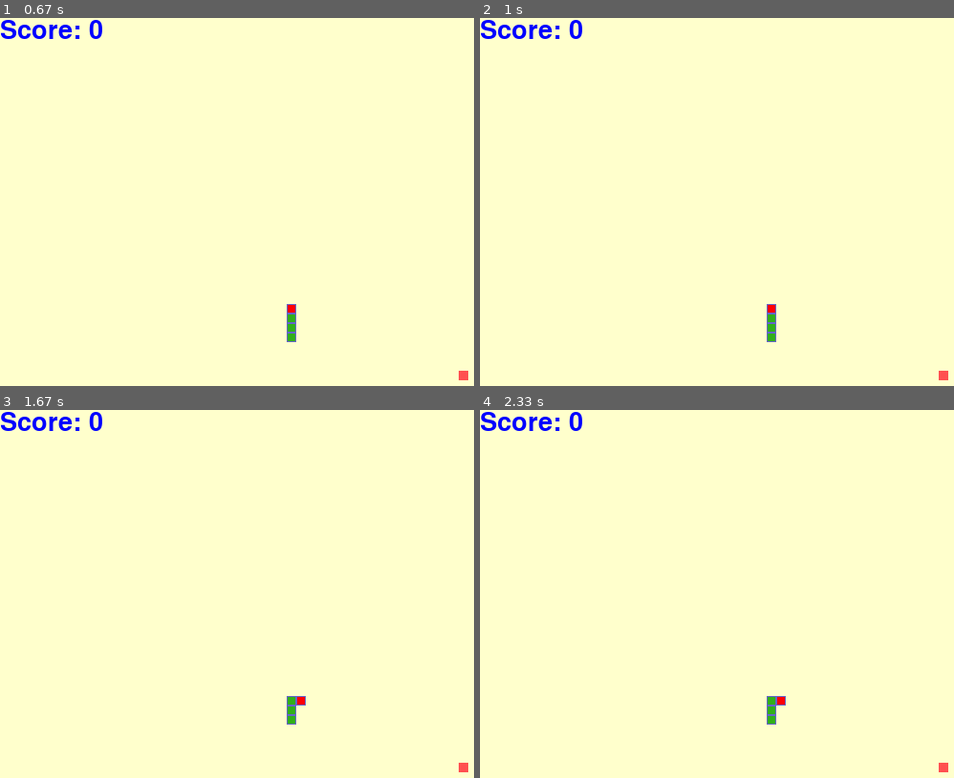
Above: before the commit, frames 1-4 (two rows, left to right).
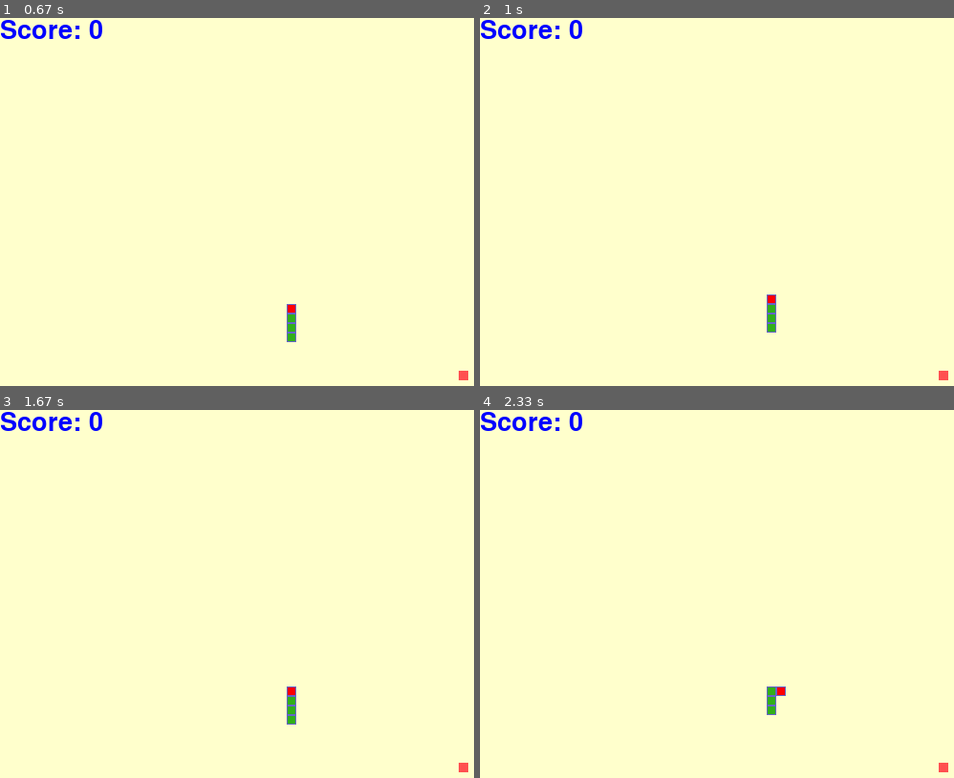
Above: after the commit, the same moments.

Repository: Xunzer/pygame_python_game
Game: pygame game, started from main.py
The game is run twice, just before and just after one commit, with the same random seed, the same clock (stepped at 60 frames per second) and the same inputs.
Inputs:
- Up to frame 1 (0.67 s): no input
- Up to frame 2 (1 s): no input
- Up to frame 3 (1.67 s): hold Right from 1.33 s (still down)
- Up to frame 4 (2.33 s): release Right at 1.8 s

Frame 1 is identical in both runs. In frame 2, 0.1% of the frame differs, in the area x 60-63%, y 75-89%; in frame 3, 0.1%; in frame 4, 0.2%, in the area x 60-65%, y 75-86%.

Commit message:
Updated main.py
Refresh rate updated

Diff:
--- a/main.py
+++ b/main.py
@@ -12,6 +12,7 @@
 pygame.display.set_caption("Python Game")
 
 # define initial game variables
+FPS = 120
 cell_size = 10 # size of python body cell
 direction = 1 # 1 is up, 2 is right, 3 is down, 4 is left
 update_python = 0 # a timer for the movement of python
@@ -76,8 +77,10 @@
 
 # set game loop
 run = True
+clock = pygame.time.Clock()
 while run:
 
+    clock.tick(FPS)
     draw_screen()
     draw_score()
 
Not shown, added: requirements.txt
